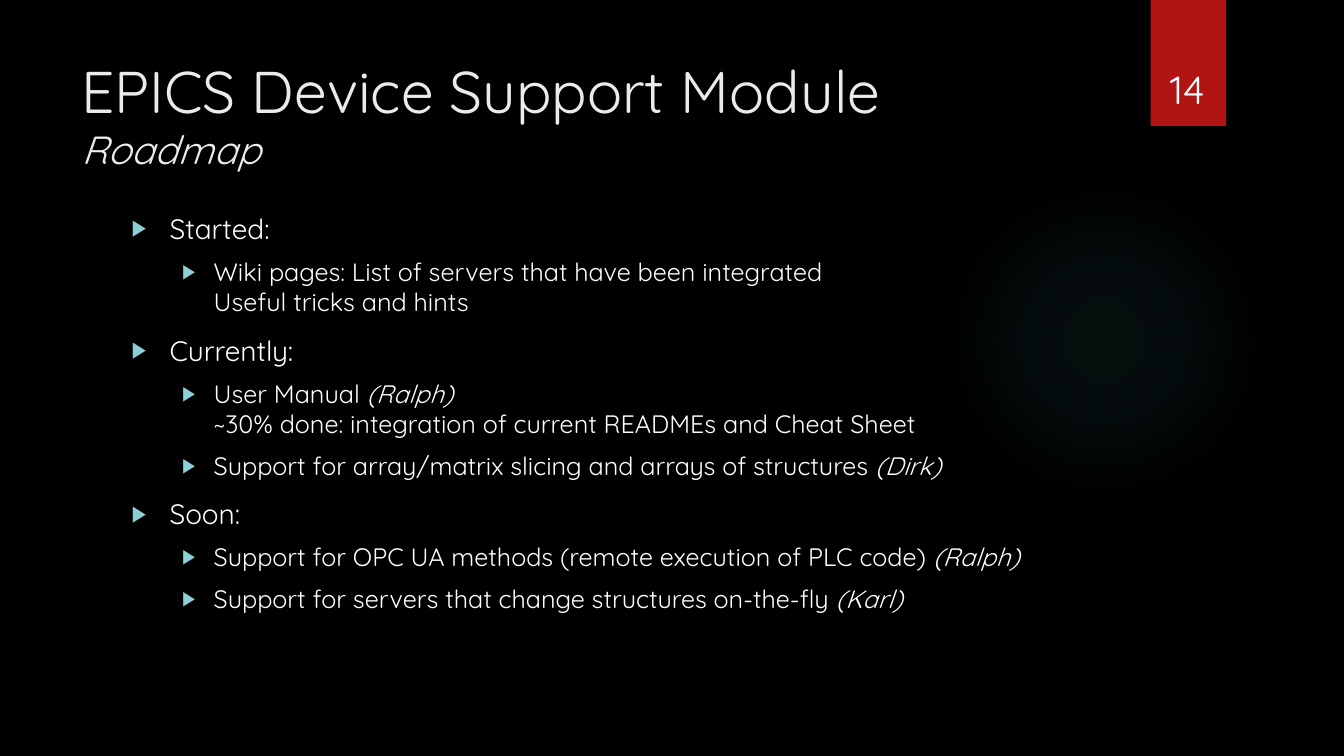
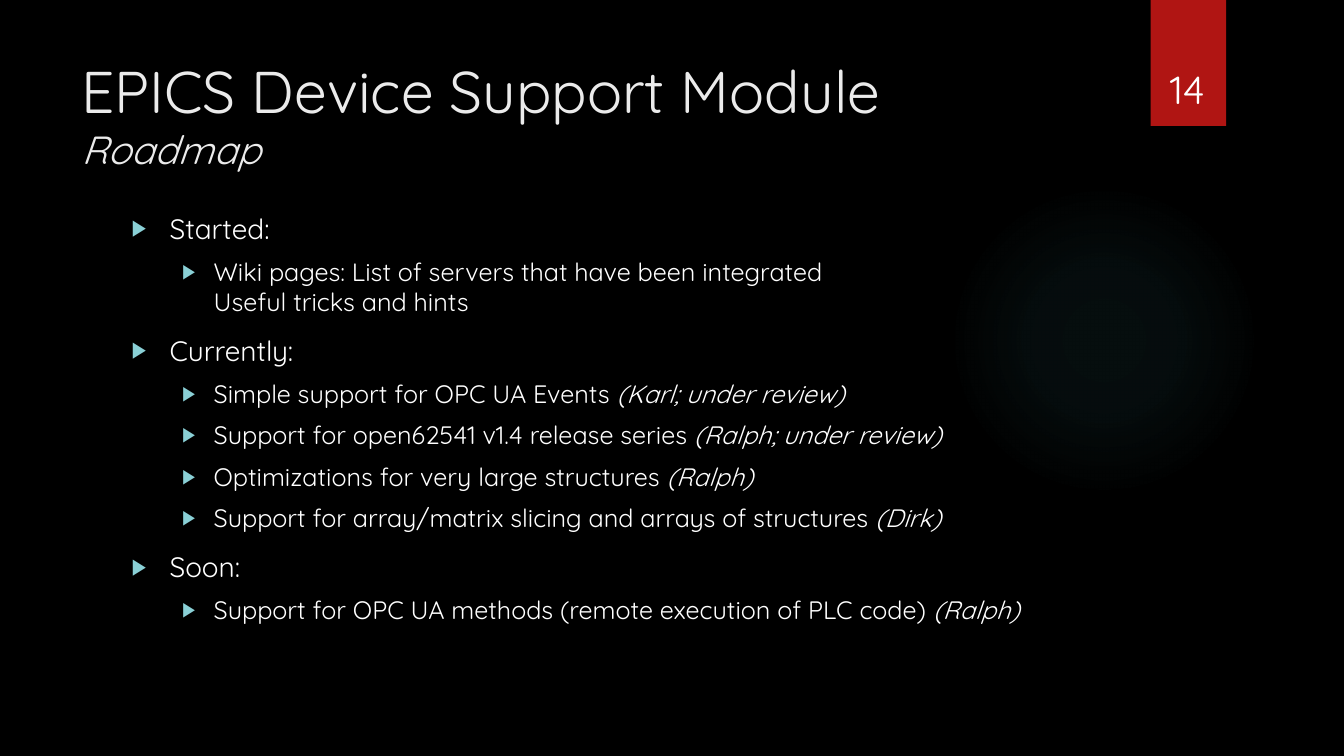
Before and after one commit to epics-training/opcua-support, a slide deck: slide 14 of presentations/OPC UA Device Support.pptx. Drawn at 1344x756 pixels with LibreOffice and Linux fonts; fonts in the diff are those of the drawing; background and template pictures are left out. Boxes give left, top, right and bottom in pixels: in the first picture for what was removed or moved away, otherwise in the second. Text is boxed around its words. In the diff, an @@ line names an element or a change of style, - is before the commit and + after.

```diff
--- a/presentations/OPC UA Device Support.pptx
+++ b/presentations/OPC UA Device Support.pptx
@@ text at <box>214,384,942,491</box>: text changed @@
-  ▶ User Manual (Ralph)
-    ~30% done: integration of current READMEs and Cheat Sheet
+  ▶ Simple support for OPC UA Events (Karl; under review)
+  ▶ Support for open62541 v1.4 release series (Ralph; under review)
+  ▶ Optimizations for very large structures (Ralph)
@@ text at <box>214,589,902,613</box>: paragraph removed @@
-  ▶ Support for servers that change structures on-the-fly (Karl)
```
Also in this commit, not shown: 11 other slides changed, 1 other file.
